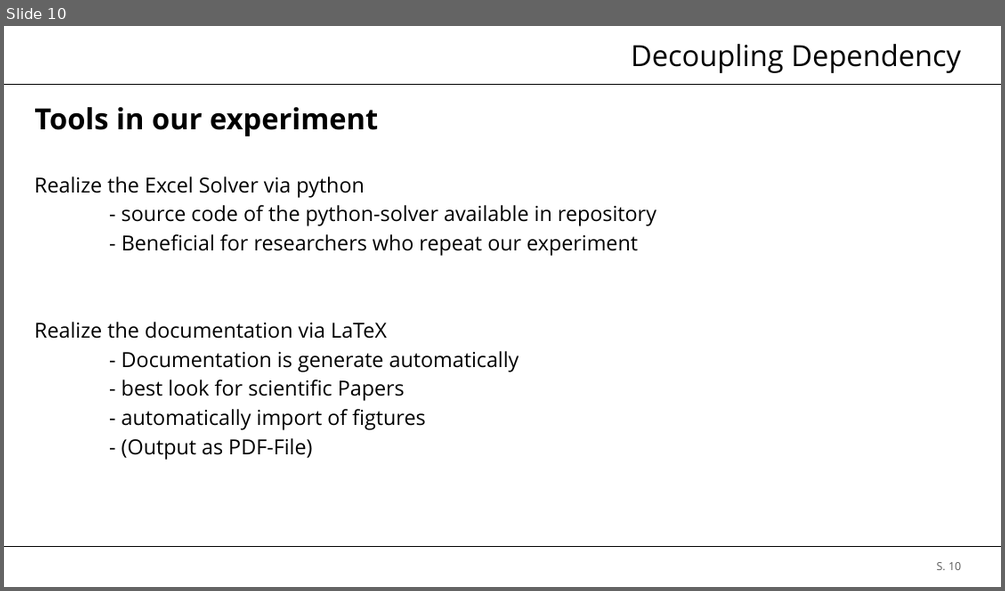
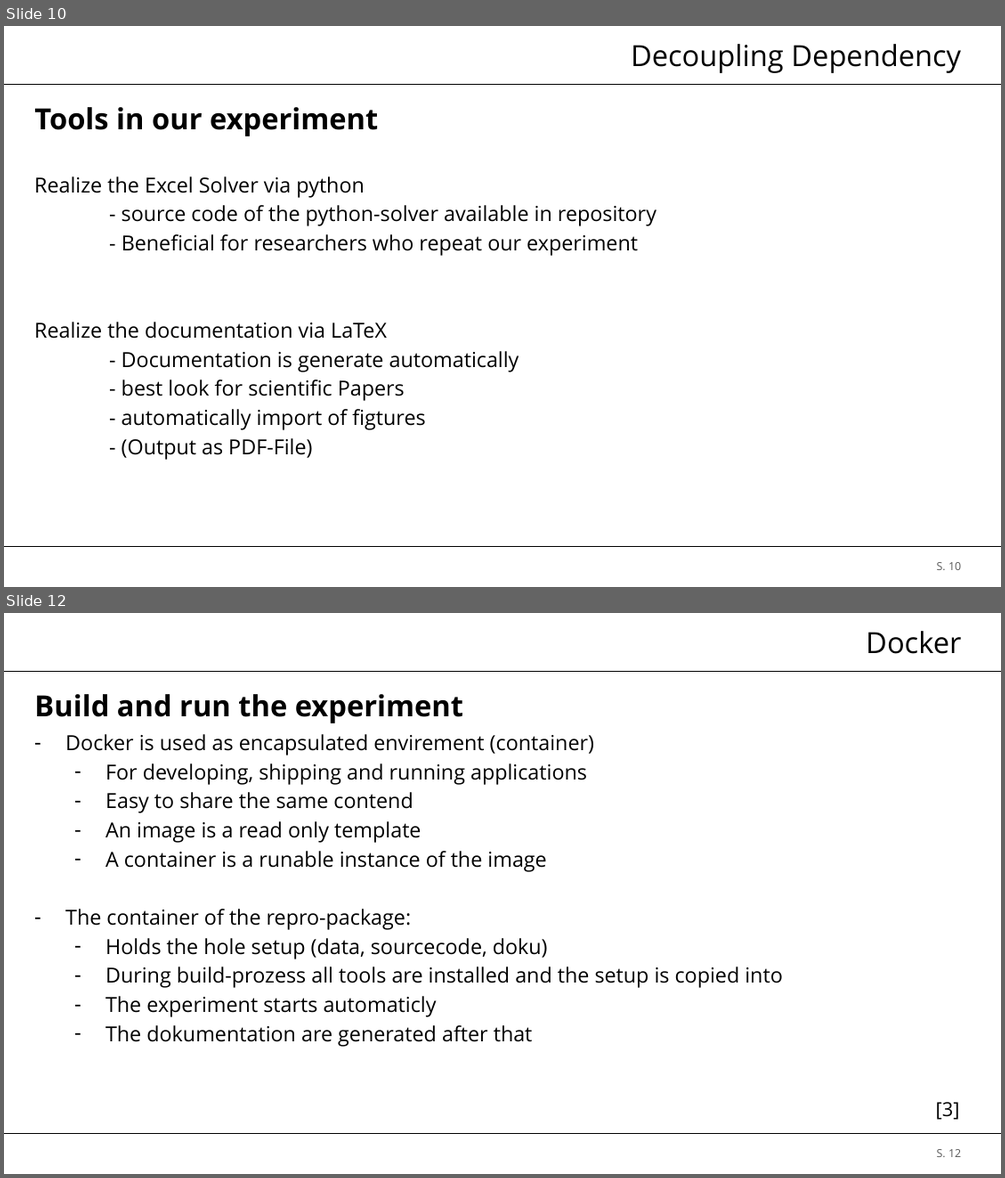
Before and after one commit to brt30696/REPRO_Rraesentation, a slide deck: Präsentation.pptx. Shown one above the other, each under a label of ours: slide 10 before the commit, slides 10 and 12 after it; the slides between them are not shown. The pictures are 1005x591 and 1005x1178 pixels, drawn with LibreOffice and Linux fonts; fonts in the diff are those of the drawing; background and template pictures are left out. Boxes give left, top, right and bottom in pixels: in the first picture for what was removed or moved away, otherwise in the second. Text is boxed around its words. In the diff, an @@ line names an element or a change of style, - is before the commit and + after.

```diff
--- a/Präsentation.pptx
+++ b/Präsentation.pptx
@@ slide 12 added at (4, 613, 1001, 1174), background #FFFFFF; not listed: 2 template elements that a slide beside it also shows @@
@@ title added at (866, 631, 961, 654), 21 pt, text #000000 @@
+Docker
@@ text added at (34, 694, 463, 723), 21 pt, text #000000, bold @@
+Build and run the experiment
@@ text added at (65, 734, 782, 1046), 15 pt, text #000000 @@
+– Docker is used as encapsulated envirement (container)
+  – For developing, shipping and running applications
+  – Easy to share the same contend
+  – An image is a read only template
+  – A container is a runable instance of the image
+– The container of the repro-package:
+  – Holds the hole setup (data, sourcecode, doku)
+  – During build-prozess all tools are installed and the setup is copied into
+  – The experiment starts automaticly
+  – The dokumentation are generated after that
@@ text added at (936, 1102, 960, 1119), 14 pt, text #000000 @@
+[3]
@@ page number added at (937, 1149, 961, 1157), 8 pt, text #595959 @@
+S. 12
```
Also in this commit, not shown: 6 slides changed, 2 other slides added, 2 slides removed.
